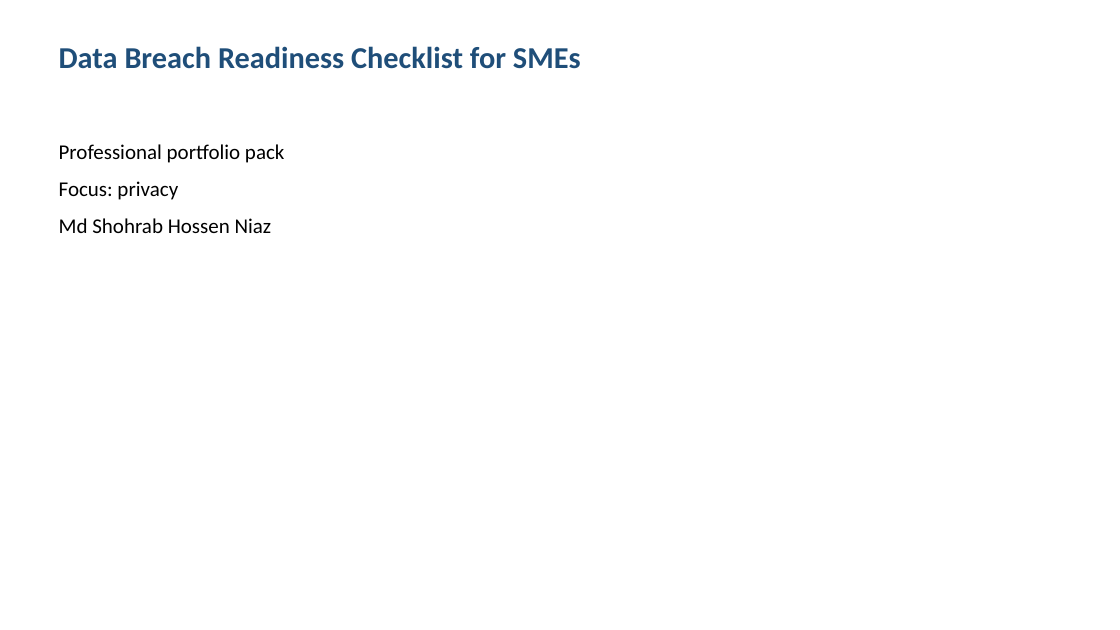
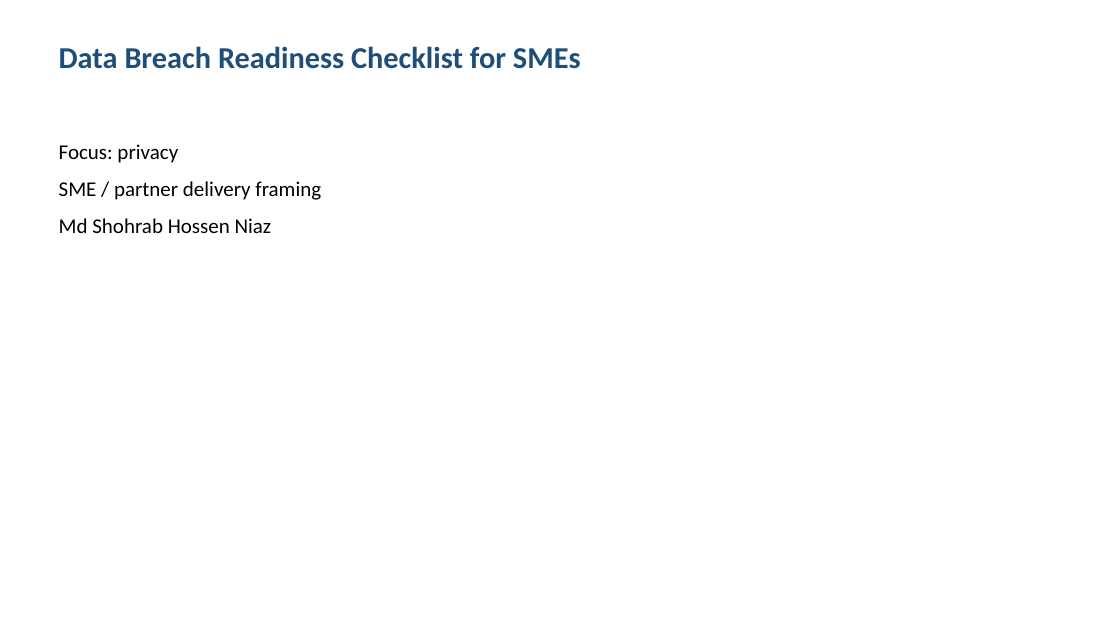
Before and after one commit to shohrabniaz/data-breach-readiness-checklist-for-smes, a slide deck: slide 1 of Final_Submission/02_Presentation.pptx. Drawn at 1120x630 pixels with LibreOffice and Linux fonts; fonts in the diff are those of the drawing. Boxes give left, top, right and bottom in pixels: in the first picture for what was removed or moved away, otherwise in the second. Text is boxed around its words. In the diff, an @@ line names an element or a change of style, - is before the commit and + after.

Commit message:
Polish portfolio pack for professional showcase readiness.

```diff
--- a/Final_Submission/02_Presentation.pptx
+++ b/Final_Submission/02_Presentation.pptx
@@ text at box(59, 144, 284, 163): paragraph removed @@
-Professional portfolio pack
@@ text at box(59, 181, 321, 200): paragraph added @@
+SME / partner delivery framing
```
Also in this commit, not shown: 3 other slides changed, 12 other files.
